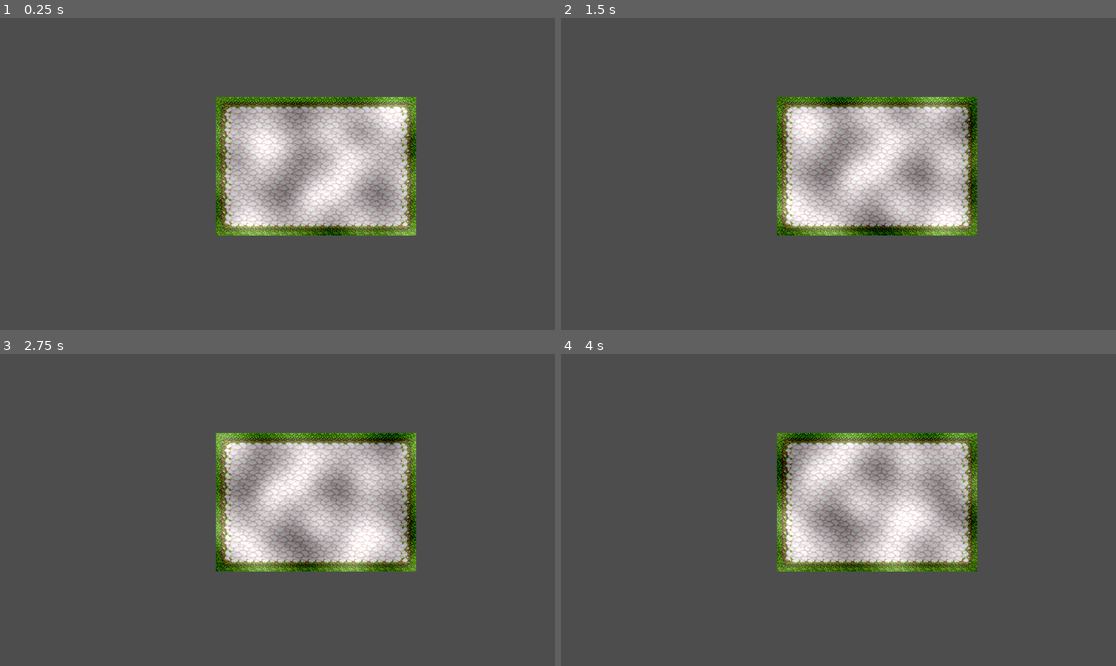
Above: before the commit, frames 1-4 (two rows, left to right).
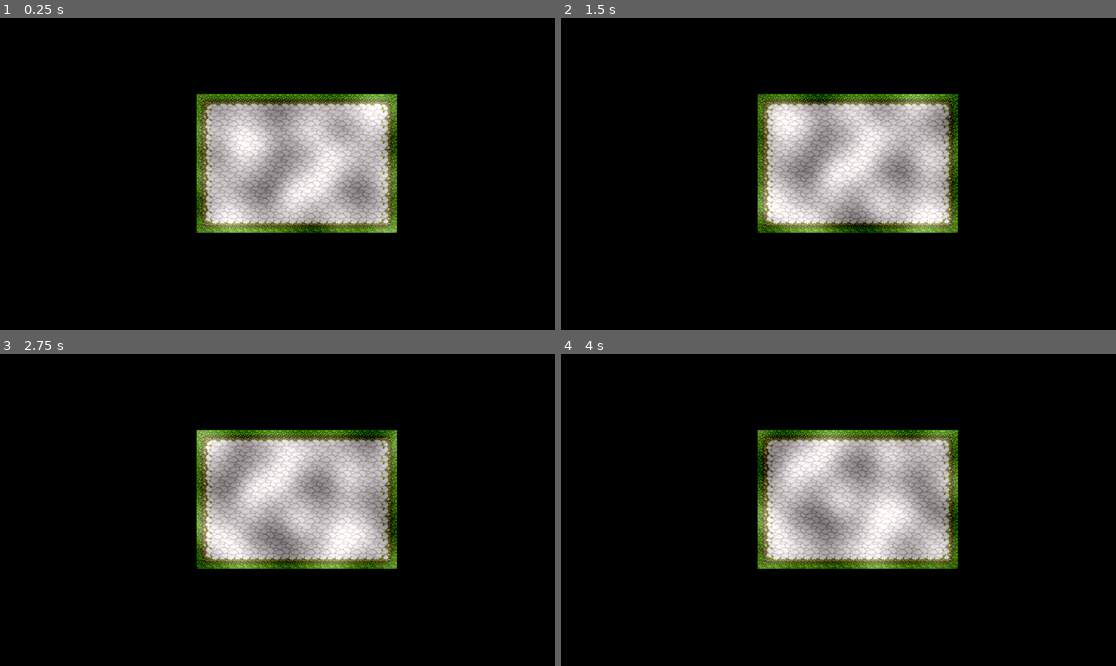
Above: after the commit, the same moments.

Repository: FrickHazard/silver-giggle
Game: Godot game, scene res://Scenes/node_2d.tscn
Same seed, same stepped clock (60 frames per second), same inputs: the game is played once before the commit and once after it. The engine's default icon, where the game draws it, is replaced by a stand-in: a white triangle on a blue panel in a dark square.
Inputs:
- Up to frame 1 (0.25 s): no input
- Up to frame 2 (1.5 s): no input
- Up to frame 3 (2.75 s): no input
- Up to frame 4 (4 s): no input

The runs differ from the first frame. In frame 1, 96% of the frame differs, in the area x 0-100%, y 0-100%; in frame 2, 96%; in frame 3, 96%; in frame 4, 96%.

Commit message:
Experiment 3D in 2D

Diff:
--- /dev/null
+++ b/Materials/warp.gdshader
@@ -0,0 +1,21 @@
+shader_type spatial;
+
+const float S = 8.f;
+
+void vertex() {
+	// Called for every vertex the material is visible on.
+	VERTEX.y += 0.3 * cos(VERTEX.x * S + sin(TIME)) * sin(VERTEX.z * S+ sin(TIME));
+}
+
+void fragment() {
+	ALBEDO.r = UV.x * (0.5 + 0.5 * sin(TIME));
+	ALBEDO.g = UV.y * (0.5 + 0.5 * cos(TIME));
+	ALBEDO.r += NORMAL.x;
+	ALBEDO.b += NORMAL.y;
+	// Called for every pixel the material is visible on.
+}
+
+//void light() {
+	// Called for every pixel for every light affecting the material.
+	// Uncomment to replace the default light processing function with this one.
+//}
--- /dev/null
+++ b/Scenes/node_2d.gd
@@ -0,0 +1,13 @@
+extends Node2D
+
+
+# Called when the node enters the scene tree for the first time.
+func _ready() -> void:
+	pass # Replace with function body.
+
+
+# Called every frame. 'delta' is the elapsed time since the previous frame.
+func _process(delta: float) -> void:
+	var texture = $SubViewport.get_texture()
+	$WarpSprite.texture = texture
+	pass
--- a/Scenes/node_2d.tscn
+++ b/Scenes/node_2d.tscn
@@ -1,7 +1,10 @@
-[gd_scene load_steps=6 format=4 uid="uid://cbyir0um21nf2"]
+[gd_scene load_steps=9 format=4 uid="uid://cbyir0um21nf2"]
 
+[ext_resource type="Script" path="res://Scenes/node_2d.gd" id="1_2iaxm"]
 [ext_resource type="Shader" path="res://Materials/node_2d.gdshader" id="1_mmmhf"]
 [ext_resource type="Texture2D" uid="uid://vqgqewli6w0y" path="res://Assets/Sprites/PathAndObjects.png" id="2_56m4p"]
+[ext_resource type="Texture2D" uid="uid://dqd068o54d3gq" path="res://icon.svg" id="3_q7eh6"]
+[ext_resource type="PackedScene" uid="uid://ba2i5j5j1ge3r" path="res://wardp_3d.tscn" id="4_ha4sc"]
 
 [sub_resource type="ShaderMaterial" id="ShaderMaterial_4xpuk"]
 shader = ExtResource("1_mmmhf")
@@ -978,6 +981,7 @@
 sources/0 = SubResource("TileSetAtlasSource_gqn5m")
 
 [node name="Scene" type="Node2D"]
+script = ExtResource("1_2iaxm")
 
 [node name="TileMapLayer" type="TileMapLayer" parent="."]
 texture_filter = 1
@@ -986,3 +990,14 @@
 tile_set = SubResource("TileSet_qymyv")
 
 [node name="Camera2D" type="Camera2D" parent="."]
+position = Vector2(40, 6)
+
+[node name="WarpSprite" type="Sprite2D" parent="."]
+z_index = -1
+position = Vector2(95, -14)
+scale = Vector2(4, 4)
+texture = ExtResource("3_q7eh6")
+
+[node name="SubViewport" type="SubViewport" parent="."]
+
+[node name="Node3D" parent="SubViewport" instance=ExtResource("4_ha4sc")]
--- /dev/null
+++ b/wardp_3d.tscn
@@ -0,0 +1,20 @@
+[gd_scene load_steps=3 format=3 uid="uid://ba2i5j5j1ge3r"]
+
+[ext_resource type="Material" uid="uid://c006enu216nfe" path="res://warp.tres" id="1_03bpe"]
+
+[sub_resource type="PlaneMesh" id="PlaneMesh_cc2b8"]
+material = ExtResource("1_03bpe")
+subdivide_width = 32
+subdivide_depth = 32
+
+[node name="Node3D" type="Node3D"]
+
+[node name="WarpMesh" type="MeshInstance3D" parent="."]
+transform = Transform3D(1, 0, 0, 0, 1, 0, 0, 0, 1, 2.13869, -2.14141, 1.1895)
+mesh = SubResource("PlaneMesh_cc2b8")
+
+[node name="Camera3D" type="Camera3D" parent="WarpMesh"]
+transform = Transform3D(-1, 8.74228e-08, 3.82137e-15, 0, -4.37114e-08, 1, 8.74228e-08, 1, 4.37114e-08, -0.0134459, 1.57696, -0.0026859)
+projection = 1
+fov = 71.7092
+size = 1.641
--- /dev/null
+++ b/warp.tres
@@ -0,0 +1,7 @@
+[gd_resource type="ShaderMaterial" load_steps=2 format=3 uid="uid://c006enu216nfe"]
+
+[ext_resource type="Shader" path="res://Materials/warp.gdshader" id="1_mjium"]
+
+[resource]
+render_priority = 0
+shader = ExtResource("1_mjium")
